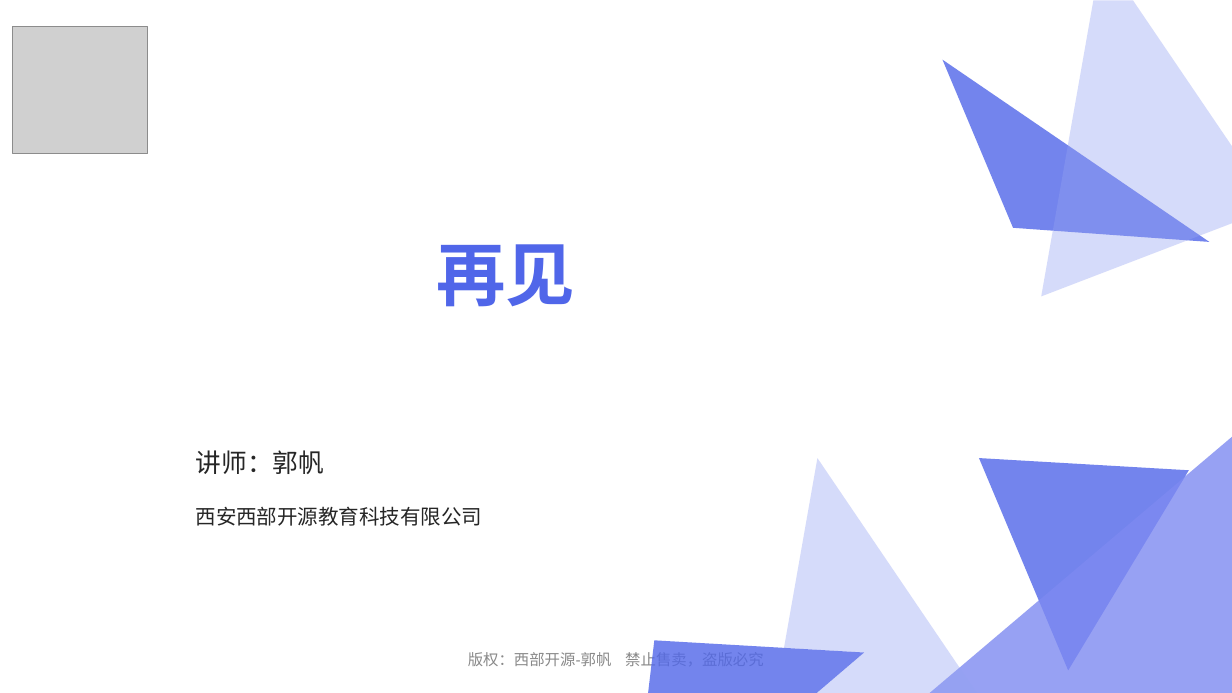
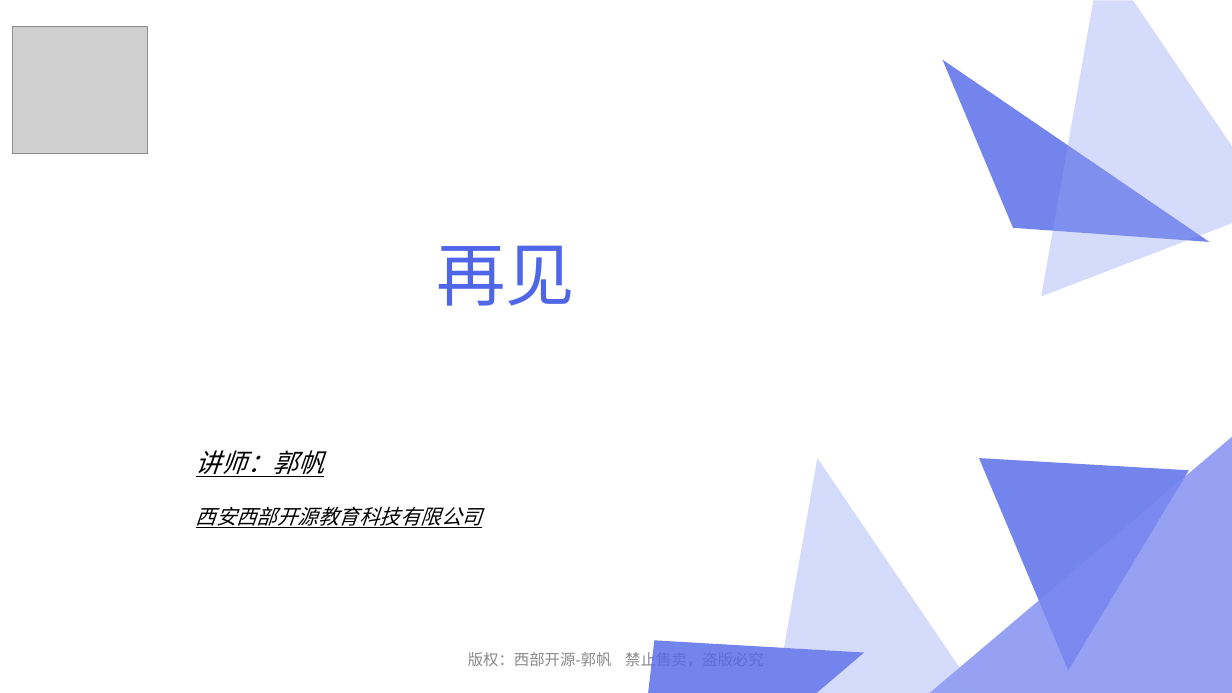
Before and after one commit to lvah/PPTSource, a slide deck: slide 40 of 03_数据结构与算法/03_链表.ppt (slide 26 before the commit). Drawn at 1232x693 pixels with LibreOffice and Linux fonts; fonts in the diff are those of the drawing; grey boxes stand for pictures. Boxes give left, top, right and bottom in pixels: in the first picture for what was removed or moved away, otherwise in the second. Text is boxed around its words. In the diff, an @@ line names an element or a change of style, - is before the commit and + after.

```diff
--- a/03_数据结构与算法/03_链表.ppt
+++ b/03_数据结构与算法/03_链表.ppt
@@ title "再见" at [436,245,575,306]: bold off @@
@@ text "讲师：郭帆" at [196,450,324,477]: text colour #262626 to #000000, italic on, underline on @@
@@ text "西安西部开源教育科技有限公司" at [196,506,482,528]: text colour #262626 to #000000, italic on, underline on @@
```
Also in this commit, not shown: 5 other slides changed, 14 slides added, 4 other files.
